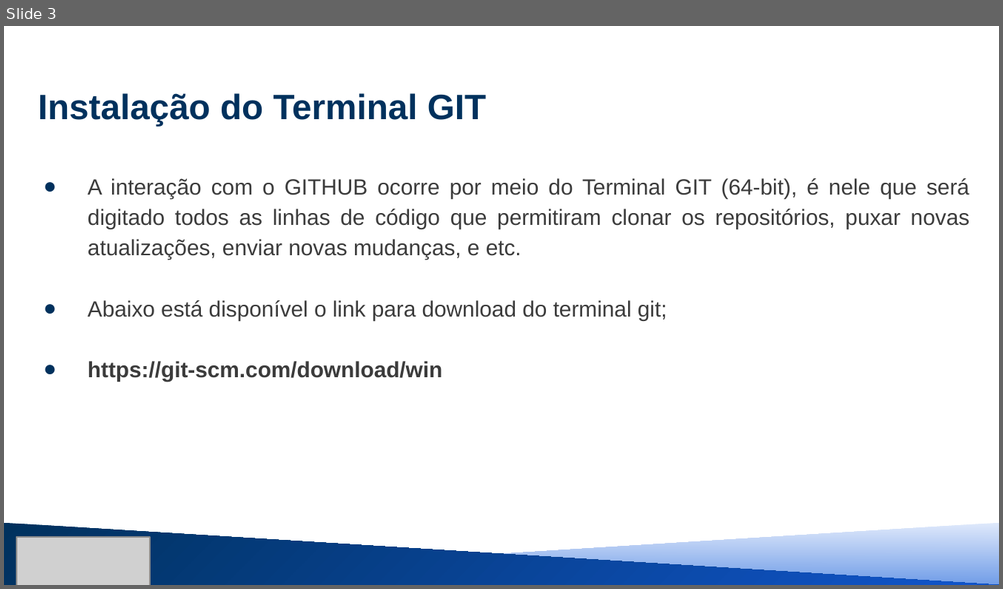
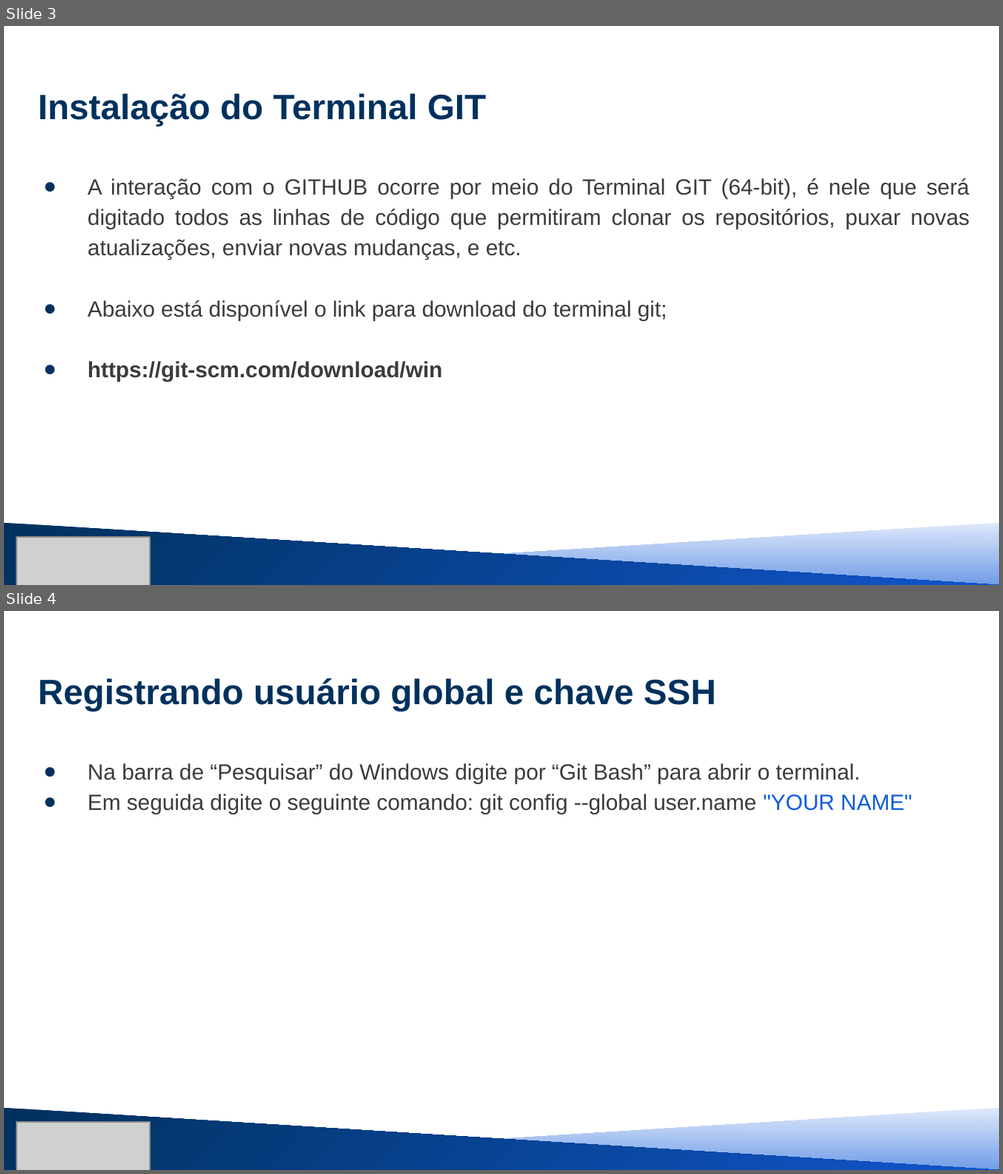
Before and after one commit to MauricioSEmbras/FAST_Report, a slide deck: Treinamento FAST REPORT/treinamento fast - nível 1 parte 1.pptx. Shown one above the other, each under a label of ours: slide 3 before the commit, slides 3 and 4 after it. The pictures are 1003x589 and 1003x1174 pixels, drawn with LibreOffice and Linux fonts; fonts in the diff are those of the drawing; grey boxes stand for pictures. Boxes give left, top, right and bottom in pixels: in the first picture for what was removed or moved away, otherwise in the second. Text is boxed around its words. In the diff, an @@ line names an element or a change of style, - is before the commit and + after.

Commit message:
teste ssh

```diff
--- a/Treinamento FAST REPORT/treinamento fast - nível 1 parte 1.pptx
+++ b/Treinamento FAST REPORT/treinamento fast - nível 1 parte 1.pptx
@@ slide 4 added at bbox=[4, 611, 999, 1170], background #FFFFFF @@
@@ title added at bbox=[38, 678, 716, 711], 25.5 pt, text #00315D, bold @@
+Registrando usuário global e chave SSH
@@ text added at bbox=[88, 763, 912, 815], 16 pt, text #3B3B3B @@
+● Na barra de “Pesquisar” do Windows digite por “Git Bash” para abrir o terminal.
+● Em seguida digite o seguinte comando: git config --global user.name "YOUR NAME"
@@ right triangle added at bbox=[4, 1108, 999, 1170], fill gradient #DFE9FB to #6E9BE7 @@
@@ right triangle added at bbox=[4, 1108, 999, 1170], fill gradient #00315D to #1155CC @@
@@ picture added at bbox=[17, 1122, 151, 1170] @@
```
